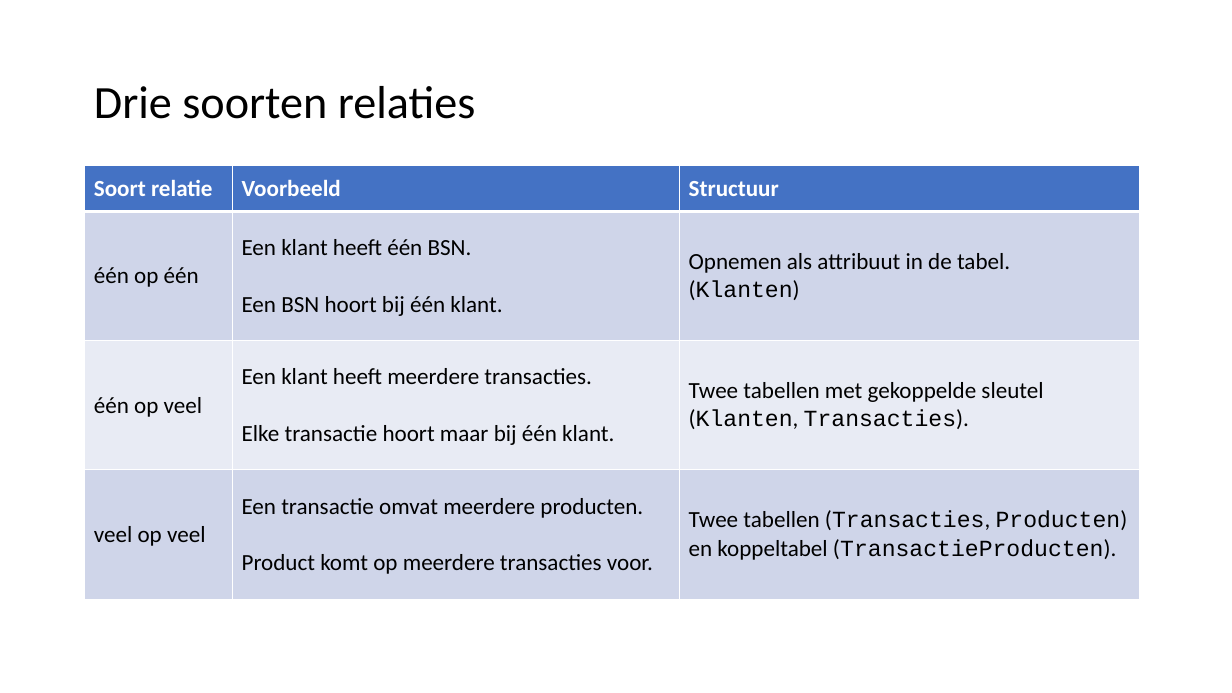
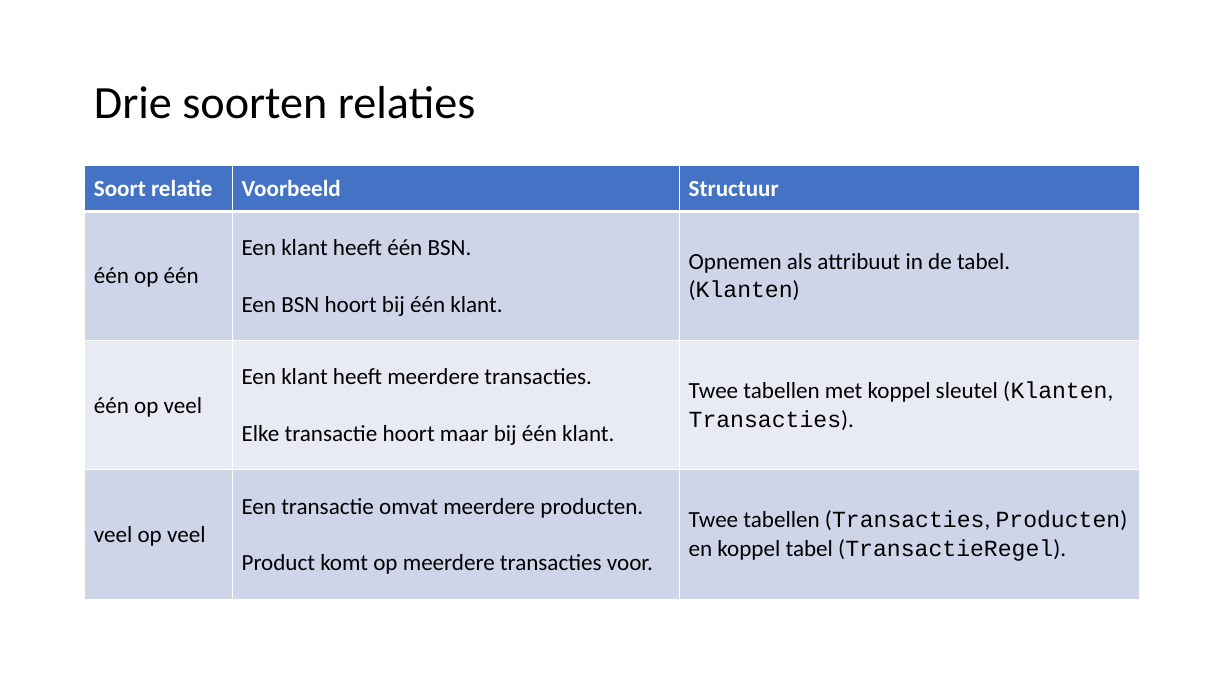
Before and after one commit to LFKoning/knowledge-sharing, a slide deck: slide 9 of sql_course_2p/2_database_design/2_database_design.pptx. Drawn at 1232x693 pixels with LibreOffice and Linux fonts; fonts in the diff are those of the drawing. Boxes give left, top, right and bottom in pixels: in the first picture for what was removed or moved away, otherwise in the second. Text is boxed around its words. In the diff, an @@ line names an element or a change of style, - is before the commit and + after.

```diff
--- a/sql_course_2p/2_database_design/2_database_design.pptx
+++ b/sql_course_2p/2_database_design/2_database_design.pptx
@@ table at (x1=85, y1=165, x2=1141, y2=600) @@
-row 3, column 3: Twee tabellen met gekoppelde sleutel (Klanten, Transacties).
+row 3, column 3: Twee tabellen met koppel sleutel (Klanten, Transacties).
-row 4, column 3: Twee tabellen (Transacties, Producten) en koppeltabel (TransactieProducten).
+row 4, column 3: Twee tabellen (Transacties, Producten) en koppel tabel (TransactieRegel).
```
Also in this commit, not shown: 22 other slides changed, 1 slide added, 1 slide removed, 13 other files.
